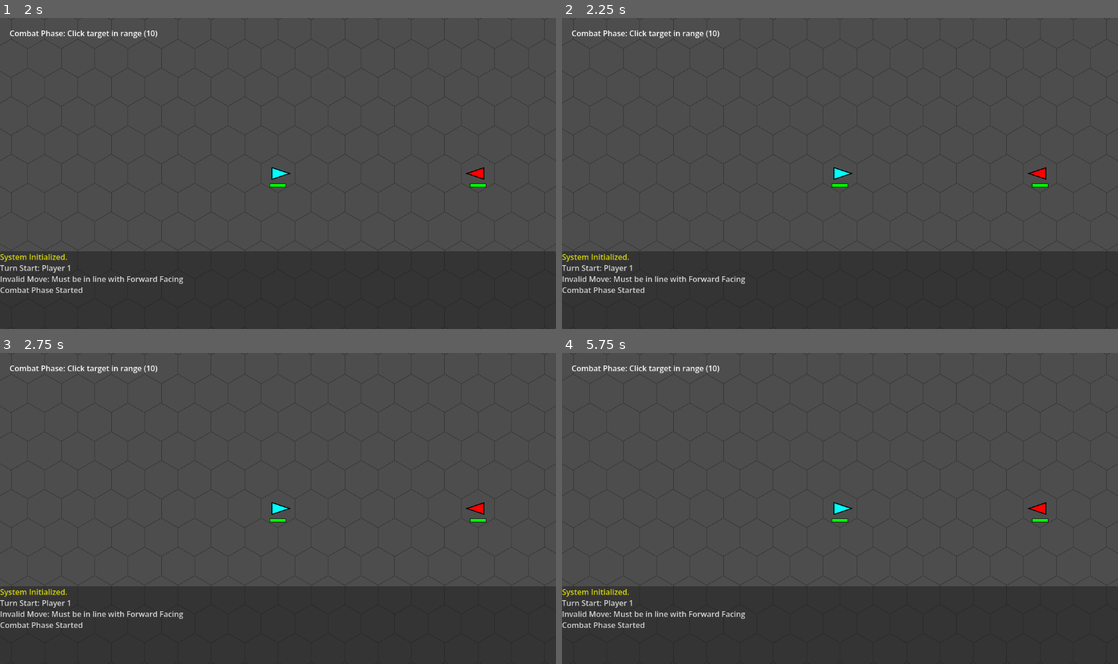
Above: before the commit, frames 1-4 (two rows, left to right).
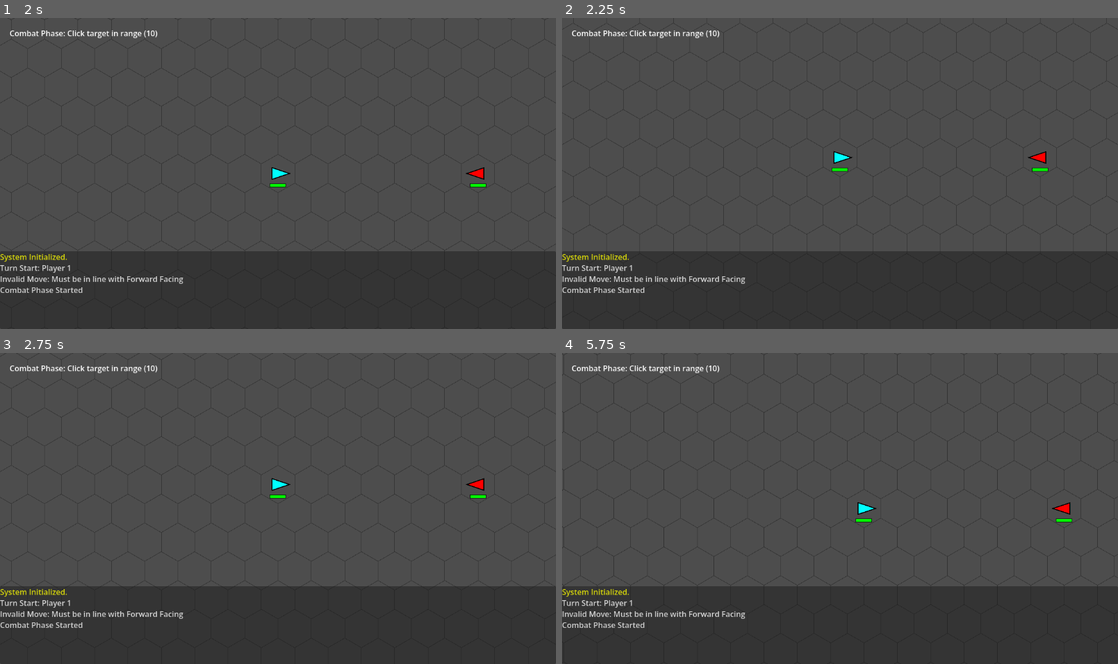
Above: after the commit, the same moments.

Repository: jjeffers/sf-kh-simulator
Game: Godot game, scene res://Scenes/Main.tscn
Same seed, same stepped clock (60 frames per second), same inputs: the game is played once before the commit and once after it.
Inputs (mouse positions are in pixels of both pictures, inside the frame that each line leads up to):
- Up to frame 1 (2 s): click "Engage" at 0.5 s; tap Enter at 1.25 s; move the mouse to (400, 157) at 1.27 s; hold D from 1.28 s (still down); hold Space from 1.28 s (still down); click (400, 157) at 1.42 s
- Up to frame 2 (2.25 s): move the mouse to (728, 189) at 2.02 s; release D at 2.03 s; release Space at 2.03 s; hold S from 2.03 s (still down); tap Space at 2.1 s
- Up to frame 3 (2.75 s): keep holding S; tap Space at 2.27, 2.57 s
- Up to frame 4 (5.75 s): move the mouse to (895, 440) at 2.77 s; release S at 2.78 s; hold D 2.78-3.53 s; hold Space 2.78-3.53 s; tap Enter at 3.5 s; move the mouse to (812, 570) at 3.52 s; hold W 3.53-4.28 s; tap Space at 3.6, 3.77, 4.07, 5.1, 5.27, 5.57 s; click (812, 570) at 3.67 s; move the mouse to (1006, 555) at 4.27 s; hold Space 4.28-5.03 s; hold A from 4.28 s (still down); move the mouse to (673, 461) at 5.02 s

Frame 1 is identical in both runs. In frame 2, 0.8% of the frame differs, in the area x 0-100%, y 0-75%; in frame 3, 0.8%; in frame 4, 1.0%.

Commit message:
Add camera panning, audio effects, ship explosions, and game over UI

Diff:
--- a/Scripts/GameManager.gd
+++ b/Scripts/GameManager.gd
@@ -6,6 +6,8 @@
 var ships: Array[Ship] = []
 var current_turn_index: int = 0
 var selected_ship: Ship = null
+
+@export var camera_speed: float = 500.0
 
 # Phase Enum
 enum Phase { START, MOVEMENT, COMBAT, END }
@@ -32,6 +34,23 @@
 	queue_redraw()
 	spawn_ships()
 	start_turn()
+
+func _process(delta):
+	var move_vec = Vector2.ZERO
+	if Input.is_key_pressed(KEY_W) or Input.is_key_pressed(KEY_UP):
+		move_vec.y += 1
+	if Input.is_key_pressed(KEY_S) or Input.is_key_pressed(KEY_DOWN):
+		move_vec.y -= 1
+	if Input.is_key_pressed(KEY_A) or Input.is_key_pressed(KEY_LEFT):
+		move_vec.x += 1
+	if Input.is_key_pressed(KEY_D) or Input.is_key_pressed(KEY_RIGHT):
+		move_vec.x -= 1
+
+	if move_vec != Vector2.ZERO:
+		position += move_vec.normalized() * camera_speed * delta
+
+	if Input.is_key_pressed(KEY_SPACE):
+		_update_camera()
 
 func _setup_ui():
 	ui_layer = CanvasLayer.new()
@@ -90,6 +109,28 @@
 	combat_log.size_flags_vertical = Control.SIZE_EXPAND_FILL
 	log_panel.add_child(combat_log)
 
+	# Game Over Panel
+	panel_game_over = PanelContainer.new()
+	panel_game_over.visible = false
+	# Center it
+	panel_game_over.anchors_preset = Control.PRESET_CENTER
+	ui_layer.add_child(panel_game_over)
+
+	var go_vbox = VBoxContainer.new()
+	go_vbox.custom_minimum_size = Vector2(200, 100)
+	panel_game_over.add_child(go_vbox)
+
+	label_winner = Label.new()
+	label_winner.text = "Winner!"
+	label_winner.horizontal_alignment = HORIZONTAL_ALIGNMENT_CENTER
+	label_winner.add_theme_font_size_override("font_size", 24)
+	go_vbox.add_child(label_winner)
+
+	btn_restart = Button.new()
+	btn_restart.text = "Play Again"
+	btn_restart.pressed.connect(_on_restart)
+	go_vbox.add_child(btn_restart)
+
 	# Audio Setup
 	var audio_node = Node.new()
 	audio_node.name = "AudioParams"
@@ -109,11 +150,33 @@
 		audio_hit.stream = load("res://Assets/Audio/hit.mp3")
 	add_child(audio_hit)
 
+	audio_beep = AudioStreamPlayer.new()
+	if FileAccess.file_exists("res://Assets/Audio/short-low-beep.mp3"):
+		audio_beep.stream = load("res://Assets/Audio/short-low-beep.mp3")
+	add_child(audio_beep)
+
+	audio_turn_end = AudioStreamPlayer.new()
+	if FileAccess.file_exists("res://Assets/Audio/short-sound.mp3"):
+		audio_turn_end.stream = load("res://Assets/Audio/short-sound.mp3")
+	add_child(audio_turn_end)
+
+	audio_ship_select = AudioStreamPlayer.new()
+	if FileAccess.file_exists("res://Assets/Audio/short-departure.mp3"):
+		audio_ship_select.stream = load("res://Assets/Audio/short-departure.mp3")
+	add_child(audio_ship_select)
+
 var audio_laser: AudioStreamPlayer
 var audio_hit: AudioStreamPlayer
+var audio_beep: AudioStreamPlayer
+var audio_turn_end: AudioStreamPlayer
+var audio_ship_select: AudioStreamPlayer
 
 var combat_log: RichTextLabel
 
+# Game Over UI
+var panel_game_over: PanelContainer
+var label_winner: Label
+var btn_restart: Button
 
 func log_message(msg: String):
 	combat_log.append_text(msg + "\n")
@@ -182,6 +245,8 @@
 	s1.speed = 0 # Start stopped or 0? User moved from 0 to 1, implies 0 start.
 	s1.adf = 5
 	s1.mr = 3
+	s1.mr = 3
+	s1.ship_destroyed.connect(func(): _on_ship_destroyed(s1))
 	add_child(s1)
 	ships.append(s1)
 
@@ -195,12 +260,16 @@
 	s2.speed = 0
 	s2.adf = 5
 	s2.mr = 3
+	s2.ship_destroyed.connect(func(): _on_ship_destroyed(s2))
 	add_child(s2)
 	ships.append(s2)
 
 func start_turn():
 	current_phase = Phase.MOVEMENT
 	selected_ship = ships[current_turn_index]
+
+	if audio_ship_select and audio_ship_select.stream:
+		audio_ship_select.play()
 
 	_spawn_ghost()
 
@@ -271,6 +340,12 @@
 		btn_turn_left.visible = false
 		btn_turn_right.visible = false
 		label_status.text = "Combat Phase: Click target in range (10)"
+	elif current_phase == Phase.END:
+		btn_undo.visible = false
+		btn_commit.visible = false
+		btn_turn_left.visible = false
+		btn_turn_right.visible = false
+		label_status.text = "Game Over"
 
 func _on_undo():
 	if current_path.size() > 0:
@@ -306,6 +381,20 @@
 	start_combat()
 
 func start_combat():
+	# Check for valid targets
+	var targets_in_range = false
+	for s in ships:
+		if s != selected_ship:
+			var d = HexGrid.hex_distance(selected_ship.grid_position, s.grid_position)
+			if d <= Combat.MAX_RANGE:
+				targets_in_range = true
+				break
+
+	if not targets_in_range:
+		log_message("No targets in range. Skipping combat.")
+		get_tree().create_timer(1.5).timeout.connect(end_turn)
+		return
+
 	current_phase = Phase.COMBAT
 	queue_redraw()
 	_update_ui_state()
@@ -428,11 +517,37 @@
 	# Enable turning for the final step
 	can_turn_this_step = true
 
+	if audio_beep.stream: audio_beep.play()
+
 	queue_redraw()
 	_update_ui_state()
 
 
 
+func _on_ship_destroyed(ship: Ship):
+	ships.erase(ship)
+	log_message("Ship destroyed: %s" % ship.name)
+
+	if ships.size() == 0:
+		show_game_over("Draw!")
+	elif ships.size() == 1:
+		show_game_over("Winner: Player %d!" % ships[0].player_id)
+
+func show_game_over(msg: String):
+	current_phase = Phase.END
+	label_winner.text = msg
+	panel_game_over.visible = true
+	_update_ui_state()
+	log_message(msg)
+
+func _on_restart():
+	get_tree().reload_current_scene()
+
 func end_turn():
+	if current_phase == Phase.END: return
+
+	if audio_turn_end and audio_turn_end.stream:
+		audio_turn_end.play()
+
 	current_turn_index = (current_turn_index + 1) % ships.size()
 	start_turn()
--- a/Scripts/Ship.gd
+++ b/Scripts/Ship.gd
@@ -39,9 +39,10 @@
 	if hull <= 0:
 		hull = 0
 		ship_destroyed.emit()
-		queue_free()
+		trigger_explosion()
 
 var is_ghost: bool = false
+var is_exploding: bool = false
 
 func set_ghost(val: bool):
 	is_ghost = val
@@ -54,6 +55,8 @@
 	queue_redraw()
 
 func _draw():
+	if is_exploding: return
+
 	# Draw simple triangle for ship representation
 	var size = HexGrid.TILE_SIZE * 0.6
 	# Triangle pointing right (0 degrees)
@@ -90,3 +93,34 @@
 		var fill_rect = Rect2(bar_pos, Vector2(fill_width, bar_height))
 		var health_color = Color.DARK_RED.lerp(Color.GREEN, pct)
 		draw_rect(fill_rect, health_color, true)
+
+func trigger_explosion():
+	is_exploding = true
+	queue_redraw()
+
+	var particles = CPUParticles2D.new()
+	particles.emitting = false
+	particles.one_shot = true
+	particles.amount = 50
+	particles.lifetime = 1.0
+	particles.explosiveness = 1.0
+	particles.spread = 180.0
+	particles.gravity = Vector2.ZERO
+	particles.initial_velocity_min = 50.0
+	particles.initial_velocity_max = 150.0
+	particles.scale_amount_min = 3.0
+	particles.scale_amount_max = 6.0
+	particles.color = Color.ORANGE
+
+	# Color gradient for fire effect
+	var gradient = Gradient.new()
+	gradient.set_color(0, Color.YELLOW)
+	gradient.set_color(1, Color(1, 0, 0, 0)) # Fade to red transparent
+	particles.color_ramp = gradient
+
+	add_child(particles)
+	particles.emitting = true
+
+	# Wait for particles to finish before freeing
+	var timer = get_tree().create_timer(1.2)
+	timer.timeout.connect(queue_free)
Not shown, added: Assets/Audio/short-departure.mp3.import
Not shown, added: Assets/Audio/short-low-beep.mp3.import
Not shown, added: Assets/Audio/short-sound.mp3.import
Not shown, added: Assets/Audio/short-departure.mp3
Not shown, added: Assets/Audio/short-low-beep.mp3
Not shown, added: Assets/Audio/short-sound.mp3
